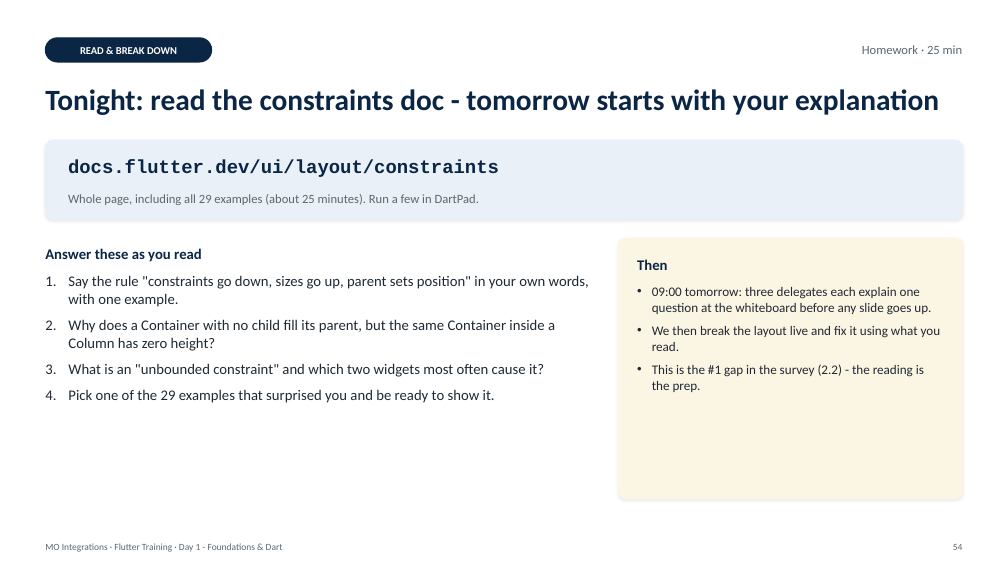
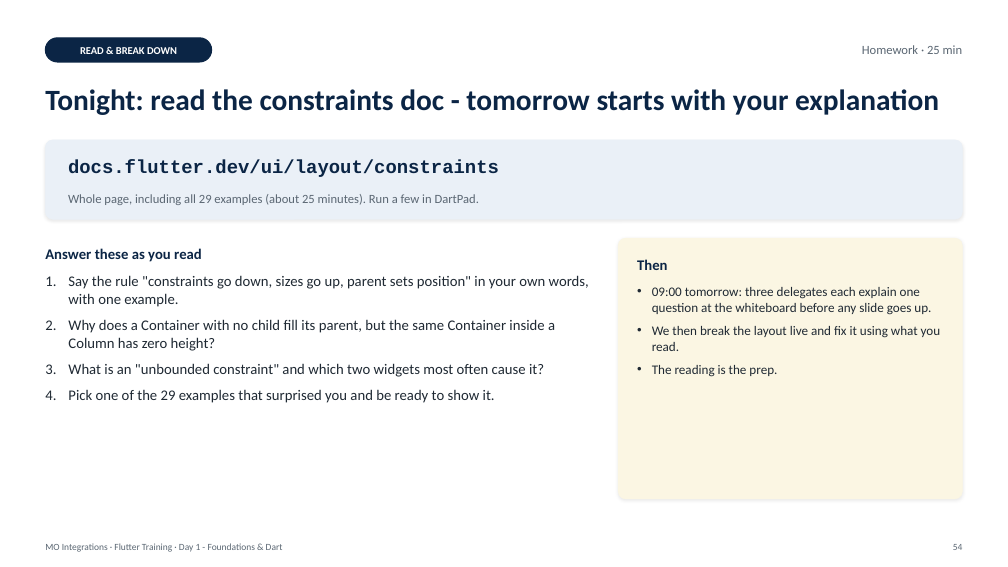
Before and after one commit to Clynton19860/flutter, a slide deck: slide 56 of slides/Day1_Foundations_and_Dart.pptx (slide 57 before the commit). Drawn at 1008x567 pixels with LibreOffice and Linux fonts; fonts in the diff are those of the drawing. Boxes give left, top, right and bottom in pixels: in the first picture for what was removed or moved away, otherwise in the second. Text is boxed around its words. In the diff, an @@ line names an element or a change of style, - is before the commit and + after.

```diff
--- a/slides/Day1_Foundations_and_Dart.pptx
+++ b/slides/Day1_Foundations_and_Dart.pptx
@@ text at <box>652,365,777,377</box>: text changed @@
-• This is the #1 gap in the survey (2.2) - the reading is the prep.
+• The reading is the prep.
```
Also in this commit, not shown: 2 slides removed, 4 other files.
